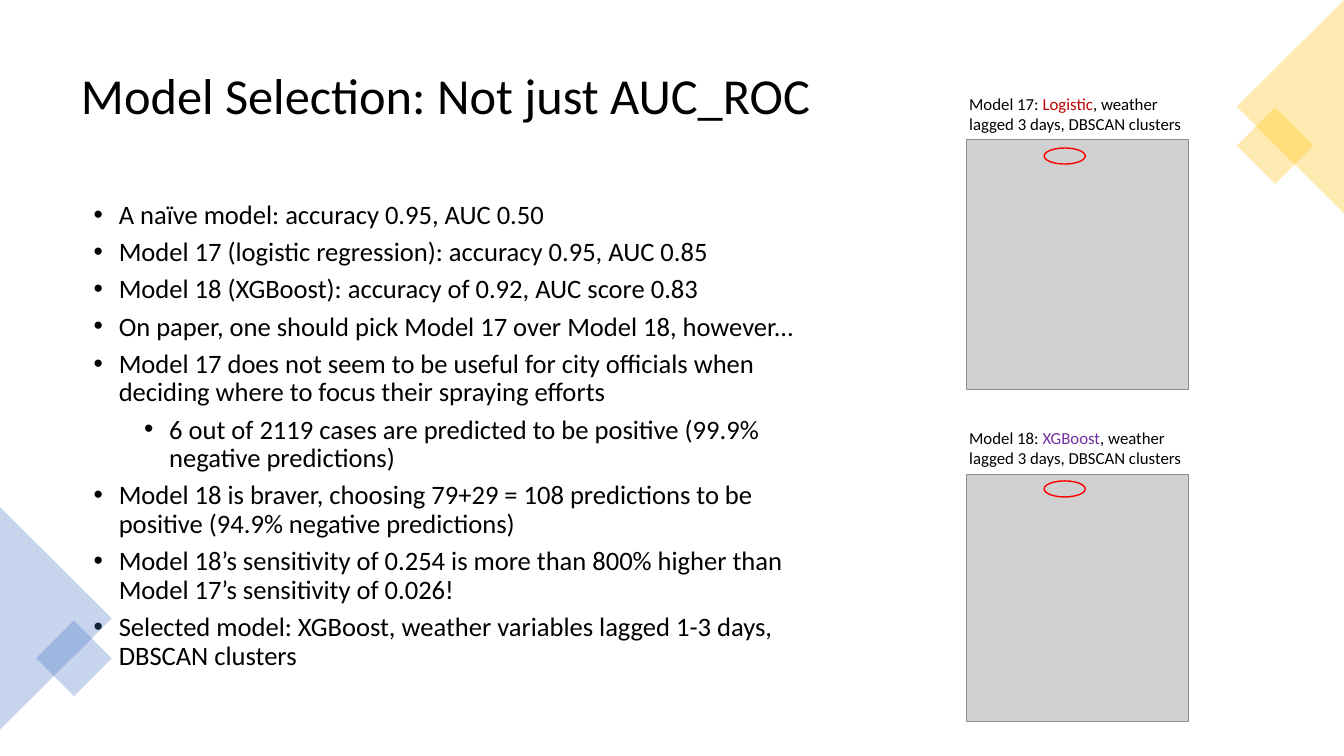
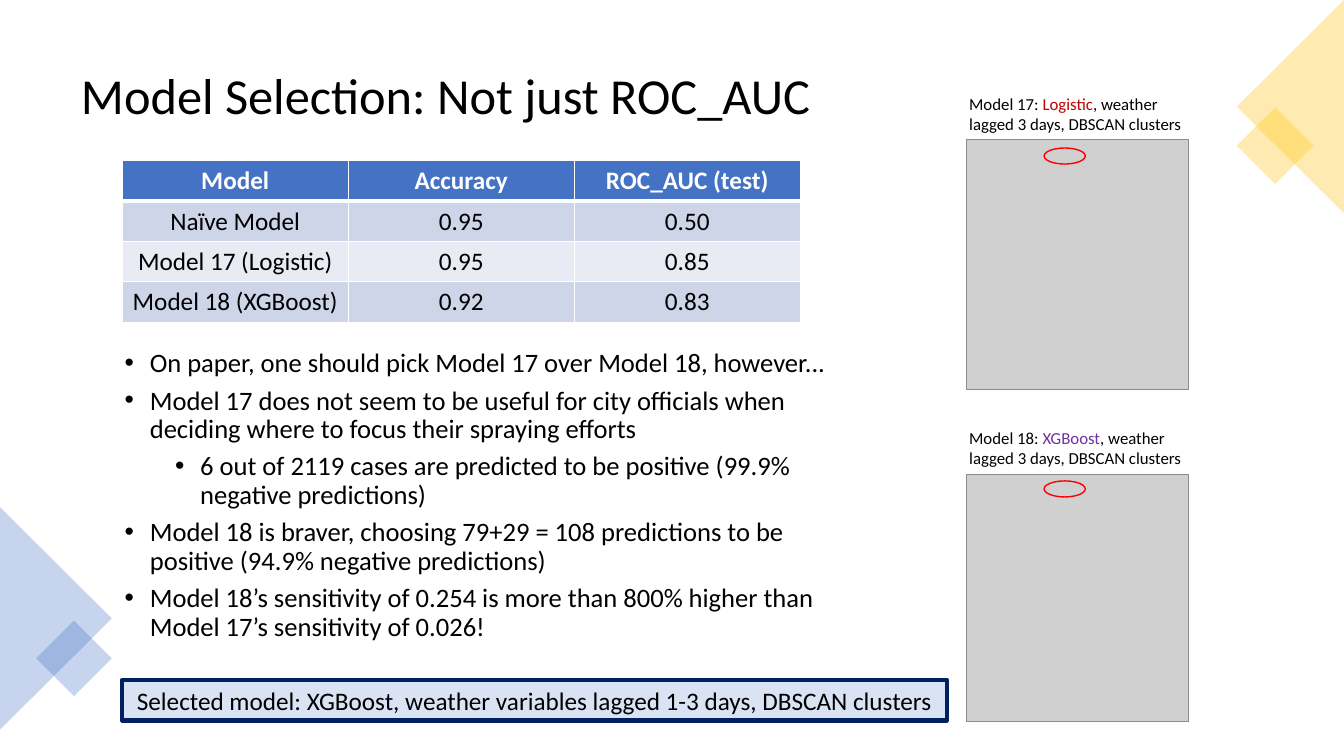
Before and after one commit to ngwtl/DSI-SG-24-projects, a slide deck: slide 11 of project_4/project-4-presentation.pptx. Drawn at 1344x756 pixels with LibreOffice and Linux fonts; fonts in the diff are those of the drawing; grey boxes stand for pictures. Boxes give left, top, right and bottom in pixels: in the first picture for what was removed or moved away, otherwise in the second. Text is boxed around its words. In the diff, an @@ line names an element or a change of style, - is before the commit and + after.

```diff
--- a/project_4/project-4-presentation.pptx
+++ b/project_4/project-4-presentation.pptx
@@ title at box(81, 79, 810, 123): text changed @@
-Model Selection: Not just AUC_ROC
+Model Selection: Not just ROC_AUC
@@ table added at box(122, 160, 800, 322), 4 rows, 3 columns @@
+Model | Accuracy | ROC_AUC (test)
+Naïve Model | 0.95 | 0.50
+Model 17 (Logistic) | 0.95 | 0.85
+Model 18 (XGBoost) | 0.92 | 0.83
@@ text at box(119, 205, 707, 303): paragraphs removed @@
-• A naïve model: accuracy 0.95, AUC 0.50
-• Model 17 (logistic regression): accuracy 0.95, AUC 0.85
-• Model 18 (XGBoost): accuracy of 0.92, AUC score 0.83
@@ text "On paper, one should pick ...": place and size @@
-text "On paper, one should pick ..." at box(119, 205, 794, 666)
+text "On paper, one should pick ..." at box(150, 353, 825, 641)
@@ text at box(119, 617, 772, 666): paragraph removed @@
-• Selected model: XGBoost, weather variables lagged 1-3 days, DBSCAN clusters
@@ rectangle added at box(122, 680, 947, 720), fill #DAE3F3, outline #002060 3 pt, 18 pt, text #000000 @@
+Selected model: XGBoost, weather variables lagged 1-3 days, DBSCAN clusters
```
Also in this commit, not shown: 10 other slides changed, 58 other files.
